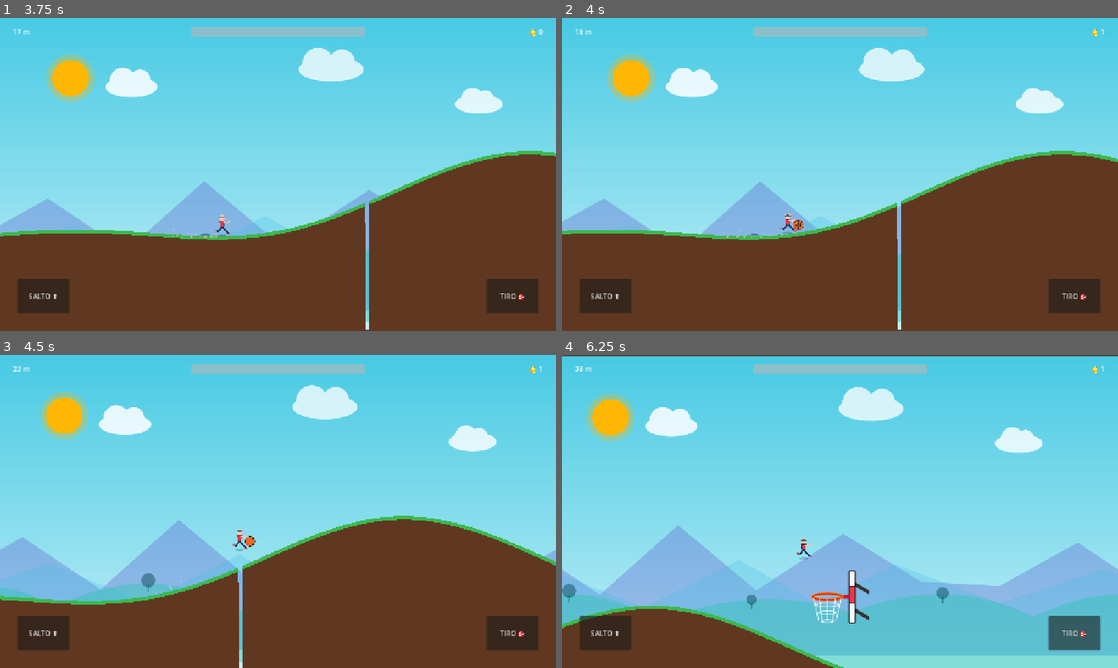
Above: before the commit, frames 1-4 (two rows, left to right).
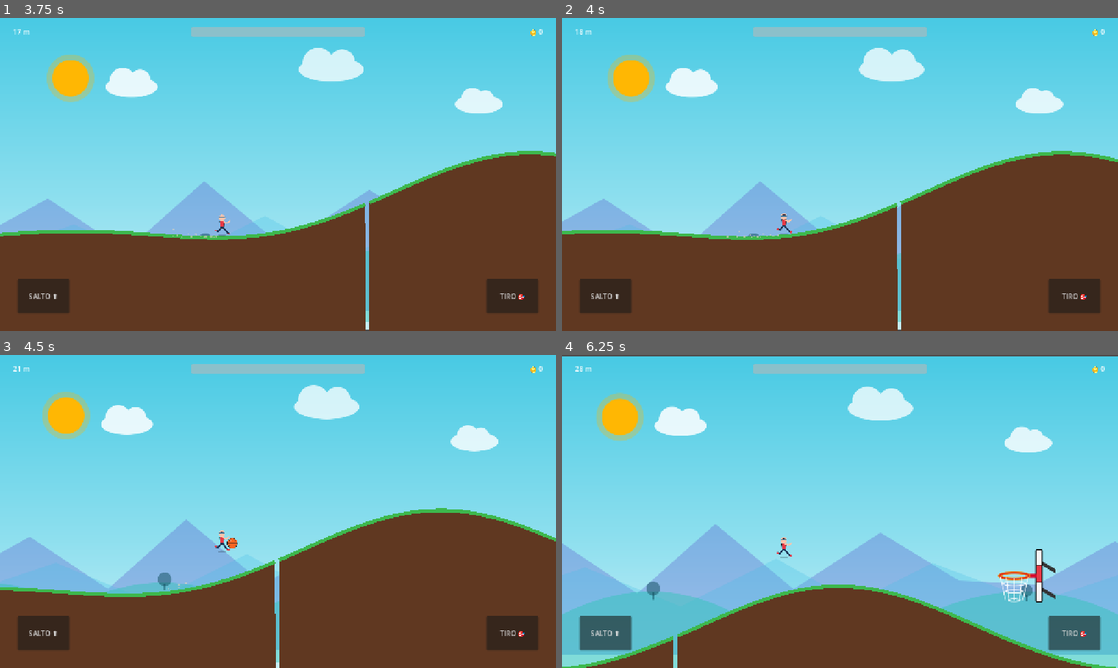
Above: after the commit, the same moments.

Repository: zannaStack/SkyHoops
Game: Godot game, scene res://scenes/main_menu.tscn
Two runs of this game, one before a commit and one after it. Both use one fixed random seed, a clock stepped at 60 frames per second and the inputs below.
Inputs (mouse positions are in pixels of both pictures, inside the frame that each line leads up to):
- Up to frame 1 (3.75 s): click "▶ GIOCA" at 0.5 s; tap Enter at 1.25 s; move the mouse to (400, 158) at 1.27 s; hold Up 1.28-2 s; click (400, 158) at 1.42 s; tap Space at 1.52 s; drag from (166, 190) to (250, 237) at 2.02 s; move the mouse to (333, 105) at 2.77 s; drag from (250, 237) to (111, 127) at 3.52 s
- Up to frame 2 (4 s): no input
- Up to frame 3 (4.5 s): move the mouse to (444, 558) at 4.27 s; hold Up from 4.28 s (still down)
- Up to frame 4 (6.25 s): tap Space at 4.52 s; release Up at 5 s; drag from (673, 464) to (1040, 549) at 5.02 s; move the mouse to (867, 511) at 5.77 s; hold Up from 5.78 s (still down); click (867, 511) at 5.92 s

Frame 1 is identical in both runs. In frame 2, 0.3% of the frame differs, in the area x 1-100%, y 3-81%; in frame 3, 6.1%; in frame 4, 24%, in the area x 0-100%, y 3-100%.

Commit message:
aggiunte monete e canestri in movimento

Diff:
--- /dev/null
+++ b/sky-hoops/assets/coin.svg
@@ -0,0 +1,29 @@
+<svg xmlns="http://www.w3.org/2000/svg" viewBox="0 0 100 100" width="100" height="100">
+  <defs>
+    <radialGradient id="goldGrad" cx="40%" cy="35%" r="60%">
+      <stop offset="0%" stop-color="#fff59d" />
+      <stop offset="45%" stop-color="#fbc02d" />
+      <stop offset="85%" stop-color="#f57f17" />
+      <stop offset="100%" stop-color="#c43e00" />
+    </radialGradient>
+    <linearGradient id="rimGrad" x1="0%" y1="0%" x2="100%" y2="100%">
+      <stop offset="0%" stop-color="#ffd54f" />
+      <stop offset="100%" stop-color="#bf360c" />
+    </linearGradient>
+  </defs>
+
+  <!-- Bordo Esterno Moneta -->
+  <circle cx="50" cy="50" r="46" fill="url(#rimGrad)" stroke="#5d2200" stroke-width="3" />
+
+  <!-- Faccia Principale Moneta -->
+  <circle cx="50" cy="50" r="40" fill="url(#goldGrad)" stroke="#8c3800" stroke-width="2" />
+
+  <!-- Bordo Interno Lavorato -->
+  <circle cx="50" cy="50" r="33" fill="none" stroke="#ffe082" stroke-width="2" stroke-dasharray="6,4" opacity="0.8" />
+
+  <!-- Stella / Simbolo Centrale Dorato -->
+  <polygon points="50,22 58,38 76,41 63,53 66,71 50,62 34,71 37,53 24,41 42,38" fill="#fff9c4" stroke="#e65100" stroke-width="1.5" />
+
+  <!-- Brillio Superiore -->
+  <ellipse cx="36" cy="28" rx="12" ry="5" transform="rotate(-30 36 28)" fill="#ffffff" opacity="0.5" />
+</svg>
--- /dev/null
+++ b/sky-hoops/scenes/coin.tscn
@@ -0,0 +1,33 @@
+[gd_scene format=3 uid="uid://c5v68a7m2p1oq"]
+
+[ext_resource type="Script" uid="uid://c7m9x1tq4d8sl" path="res://scripts/coin.gd" id="1_coin_script"]
+[ext_resource type="Texture2D" uid="uid://bhx85wqm3d6lp" path="res://assets/coin.svg" id="2_coin_tex"]
+
+[sub_resource type="CircleShape2D" id="CircleShape2D_coin"]
+radius = 18.0
+
+[node name="Coin" type="Area2D" unique_id=1583920194]
+collision_layer = 0
+collision_mask = 2
+script = ExtResource("1_coin_script")
+
+[node name="CollisionShape2D" type="CollisionShape2D" parent="." unique_id=1583920195]
+shape = SubResource("CircleShape2D_coin")
+
+[node name="Sprite2D" type="Sprite2D" parent="." unique_id=1583920196]
+scale = Vector2(0.35, 0.35)
+texture = ExtResource("2_coin_tex")
+
+[node name="SparkParticles" type="CPUParticles2D" parent="." unique_id=1583920197]
+emitting = false
+amount = 12
+lifetime = 0.35
+one_shot = true
+explosiveness = 1.0
+spread = 180.0
+gravity = Vector2(0, 0)
+initial_velocity_min = 40.0
+initial_velocity_max = 90.0
+scale_amount_min = 2.0
+scale_amount_max = 4.0
+color = Color(1, 0.92, 0.25, 0.9)
--- a/sky-hoops/scenes/hud.tscn
+++ b/sky-hoops/scenes/hud.tscn
@@ -35,6 +35,20 @@
 grow_horizontal = 0
 text = "🪙 0"
 horizontal_alignment = 2
+
+[node name="ComboLabel" type="Label" parent="." unique_id=2081239840]
+visible = false
+anchors_preset = 5
+anchor_left = 0.5
+anchor_right = 0.5
+offset_left = -160.0
+offset_top = 52.0
+offset_right = 160.0
+offset_bottom = 82.0
+grow_horizontal = 2
+pivot_offset = Vector2(160, 15)
+text = "🔥 ON FIRE! x2 (x2 🪙)"
+horizontal_alignment = 1
 
 [node name="JumpButton" type="Button" parent="." unique_id=2081239841]
 anchors_preset = 2
--- a/sky-hoops/scenes/player.tscn
+++ b/sky-hoops/scenes/player.tscn
@@ -44,6 +44,20 @@
 scale_amount_max = 4.5
 color = Color(0.85, 0.82, 0.75, 0.6)
 
+[node name="FireParticles" type="CPUParticles2D" parent="." unique_id=1849201949]
+position = Vector2(-14, -6)
+emitting = false
+amount = 26
+lifetime = 0.45
+direction = Vector2(-1, -0.3)
+spread = 28.0
+gravity = Vector2(0, -90)
+initial_velocity_min = 80.0
+initial_velocity_max = 160.0
+scale_amount_min = 3.5
+scale_amount_max = 7.0
+color = Color(1, 0.52, 0.12, 0.85)
+
 [node name="TrajectoryDots" type="Node2D" parent="." unique_id=1362193769]
 top_level = true
 z_index = 2
--- /dev/null
+++ b/sky-hoops/scripts/coin.gd
@@ -0,0 +1,47 @@
+extends Area2D
+
+@export var value: int = 1
+
+var is_collected: bool = false
+@onready var sprite: Sprite2D = $Sprite2D
+@onready var spark_particles: CPUParticles2D = $SparkParticles
+
+func _ready() -> void:
+	body_entered.connect(_on_body_entered)
+	start_spin_animation()
+
+func start_spin_animation() -> void:
+	# Finto 3D coin spin animando scale.x e leggera oscillazione verticale
+	var tween = create_tween().set_loops()
+	tween.tween_property(sprite, "scale:x", 0.15, 0.45).set_trans(Tween.TRANS_SINE)
+	tween.tween_property(sprite, "scale:x", 0.35, 0.45).set_trans(Tween.TRANS_SINE)
+
+func _on_body_entered(body: Node2D) -> void:
+	if is_collected:
+		return
+	if body is CharacterBody2D: # Player
+		is_collected = true
+
+		# Moltiplicatore se il giocatore è in stato "On Fire"
+		var multiplier: int = 1
+		if "is_on_fire" in body and body.is_on_fire:
+			multiplier = 2
+
+		var total_coins: int = value * multiplier
+		GameManager.add_coins(total_coins)
+
+		# Aggiorna la HUD se presente
+		var hud = get_tree().root.find_child("HUD", true, false)
+		if hud and hud.has_method("update_coins"):
+			hud.update_coins(GameManager.coins)
+
+		# Particelle di scintillio dorato
+		if spark_particles:
+			spark_particles.emitting = true
+
+		# Animazione di raccolta (salita, ingrandimento e fade-out)
+		var tween = create_tween()
+		tween.tween_property(self, "position:y", position.y - 45.0, 0.3).set_trans(Tween.TRANS_QUAD).set_ease(Tween.EASE_OUT)
+		tween.parallel().tween_property(sprite, "scale", Vector2(0.55, 0.55), 0.3)
+		tween.parallel().tween_property(self, "modulate:a", 0.0, 0.3)
+		tween.tween_callback(queue_free)
--- a/sky-hoops/scripts/hoop.gd
+++ b/sky-hoops/scripts/hoop.gd
@@ -3,16 +3,29 @@
 signal goal_scored(is_micro: bool)
 
 @export var is_micro: bool = false
+@export var is_oscillating: bool = false
+@export var oscillation_amplitude: float = 45.0
+@export var oscillation_speed: float = 2.0
 
+var initial_y: float = 0.0
+var time_passed: float = 0.0
 var has_scored: bool = false
 @onready var visual_sprite: Sprite2D = $VisualSprite
 @onready var goal_particles: CPUParticles2D = $GoalParticles
 
 func _ready() -> void:
+	initial_y = position.y
+	# Randomizza leggermente la fase iniziale per non farli oscillare tutti all'unisono
+	time_passed = randf_range(0.0, PI * 2)
 	body_entered.connect(_on_body_entered)
 	if is_micro:
 		scale = Vector2(0.65, 0.65)
 		modulate = Color(1.0, 0.82, 0.15) # Tinta dorata brillante per i canestri micro
+
+func _process(delta: float) -> void:
+	if is_oscillating:
+		time_passed += delta
+		position.y = initial_y + sin(time_passed * oscillation_speed) * oscillation_amplitude
 
 func _on_body_entered(body: Node2D) -> void:
 	# Controlla che sia la palla fisica e che non abbiamo già segnato in questo canestro
--- a/sky-hoops/scripts/hud.gd
+++ b/sky-hoops/scripts/hud.gd
@@ -3,6 +3,7 @@
 @onready var stamina_bar: ProgressBar = $StaminaBar
 @onready var distance_label: Label = $DistanceLabel
 @onready var coin_label: Label = $CoinLabel
+@onready var combo_label: Label = $ComboLabel
 
 @onready var game_over_panel: Panel = $GameOverPanel
 @onready var game_over_label: Label = $GameOverPanel/GameOver
@@ -64,6 +65,22 @@
 	if coin_label:
 		coin_label.text = "🪙 " + str(total_coins)
 
+func update_combo(combo_count: int, is_on_fire: bool) -> void:
+	_ensure_nodes()
+	if not combo_label:
+		combo_label = get_node_or_null("ComboLabel")
+	if not combo_label:
+		return
+	if is_on_fire and combo_count >= 2:
+		combo_label.visible = true
+		combo_label.text = "🔥 ON FIRE! x" + str(combo_count) + " (x2 🪙)"
+		combo_label.modulate = Color(1.0, 0.85, 0.2)
+		var tween = create_tween()
+		tween.tween_property(combo_label, "scale", Vector2(1.25, 1.25), 0.1)
+		tween.tween_property(combo_label, "scale", Vector2(1.0, 1.0), 0.15)
+	else:
+		combo_label.visible = false
+
 func show_game_over(final_distance: int) -> void:
 	_ensure_nodes()
 	if game_over_panel:
--- a/sky-hoops/scripts/player.gd
+++ b/sky-hoops/scripts/player.gd
@@ -18,7 +18,15 @@
 @onready var ball_visual: Sprite2D = $BallVisual
 @onready var trajectory_dots: Node2D = $TrajectoryDots
 @onready var dust_particles: CPUParticles2D = $DustParticles
+@onready var fire_particles: CPUParticles2D = $FireParticles
 @onready var camera: Camera2D = $Camera2D
+
+# Parametri Combo e modalità "On Fire"
+var combo_count: int = 0
+var combo_timer: float = 0.0
+const COMBO_TIMEOUT: float = 7.5
+var is_on_fire: bool = false
+const ON_FIRE_THRESHOLD: int = 2
 
 # Parametri Camera Shake (Trauma-based model)
 var base_camera_offset: Vector2 = Vector2(180, -120)
@@ -106,6 +114,12 @@
 	else:
 		current_speed = base_speed
 
+	# Decadimento timer Combo / On Fire
+	if combo_timer > 0.0:
+		combo_timer -= delta
+		if combo_timer <= 0.0:
+			reset_combo()
+
 	stamina -= stamina_decay_rate * delta
 	if stamina <= 0:
 		stamina = 0
@@ -237,12 +251,24 @@
 	if is_game_over:
 		return
 
+	# Incrementa la serie di canestri consecutivi
+	combo_count += 1
+	combo_timer = COMBO_TIMEOUT
+	if combo_count >= ON_FIRE_THRESHOLD:
+		is_on_fire = true
+		if fire_particles:
+			fire_particles.emitting = true
+
+	if hud and hud.has_method("update_combo"):
+		hud.update_combo(combo_count, is_on_fire)
+
 	is_boosting = true
 	boost_timer = 2.0 if not is_micro else 3.5
 	current_speed = boost_speed if not is_micro else boost_speed * 1.3
 	add_camera_trauma(0.45 if not is_micro else 0.70)
 
-	var earned_coins: int = 1 if not is_micro else 3
+	var base_coins: int = 1 if not is_micro else 3
+	var earned_coins: int = base_coins * (2 if is_on_fire else 1)
 	GameManager.add_coins(earned_coins)
 	if hud:
 		hud.update_coins(GameManager.coins)
@@ -254,9 +280,19 @@
 	tween.tween_property($Sprite2D, "scale", Vector2(0.55, 0.35), 0.1)
 	tween.tween_property($Sprite2D, "scale", Vector2(0.45, 0.45), 0.2)
 
+func reset_combo() -> void:
+	combo_count = 0
+	combo_timer = 0.0
+	is_on_fire = false
+	if fire_particles:
+		fire_particles.emitting = false
+	if hud and hud.has_method("update_combo"):
+		hud.update_combo(0, false)
+
 func trigger_game_over() -> void:
 	is_game_over = true
 	Engine.time_scale = 1.0
+	reset_combo()
 	trajectory_dots.clear_dots()
 	var distance_meters: int = max(0, int(global_position.x / 50.0))
 	GameManager.update_high_score(distance_meters)
--- a/sky-hoops/scripts/terrain_generator.gd
+++ b/sky-hoops/scripts/terrain_generator.gd
@@ -1,6 +1,7 @@
 extends Node2D
 
 const HOOP_SCENE: PackedScene = preload("res://scenes/hoop.tscn")
+const COIN_SCENE: PackedScene = preload("res://scenes/coin.tscn")
 
 @export var player_node: Node2D = null
 
@@ -85,6 +86,10 @@
 	if start_x > 800.0:
 		spawn_hoop_in_chunk(chunk_root, start_x, end_x)
 
+	# 5. Spawna archi parabolici di monetine fluttuanti
+	if start_x > 400.0:
+		spawn_coin_arc_in_chunk(chunk_root, start_x, end_x)
+
 	current_generated_x = end_x
 
 func spawn_hoop_in_chunk(parent_chunk: Node2D, start_x: float, end_x: float) -> void:
@@ -98,6 +103,12 @@
 	var is_micro_hoop = randf() < 0.25
 	hoop.is_micro = is_micro_hoop
 
+	# Oltre 1500px, 35% di probabilità che il canestro sia mobile/oscillante verticalmente
+	if start_x > 1500.0 and randf() < 0.35:
+		hoop.is_oscillating = true
+		hoop.oscillation_amplitude = randf_range(35.0, 65.0)
+		hoop.oscillation_speed = randf_range(1.6, 2.6)
+
 	var height_offset = randf_range(130.0, 210.0) if not is_micro_hoop else randf_range(170.0, 250.0)
 	hoop.position = Vector2(hoop_x, terrain_y - height_offset)
 
@@ -106,3 +117,31 @@
 		hoop.goal_scored.connect(player_node._on_hoop_goal_scored)
 
 	parent_chunk.add_child(hoop)
+
+func spawn_coin_arc_in_chunk(parent_chunk: Node2D, start_x: float, end_x: float) -> void:
+	# 80% di probabilità di avere un arco di monete in questo chunk
+	if randf() > 0.80:
+		return
+
+	var num_coins: int = randi_range(5, 7)
+	var arc_width: float = randf_range(240.0, 320.0)
+	var arc_height: float = randf_range(70.0, 110.0)
+
+	# Centro dell'arco ben posizionato all'interno del chunk
+	var arc_center_x: float = randf_range(start_x + arc_width * 0.6, end_x - arc_width * 0.6)
+	var arc_start_x: float = arc_center_x - (arc_width * 0.5)
+
+	for i in range(num_coins):
+		var t: float = float(i) / float(num_coins - 1) # Normalizzato tra 0.0 e 1.0
+		var x: float = arc_start_x + (t * arc_width)
+
+		# Quota base del terreno in quel punto
+		var terrain_y: float = 520.0 + sin(x * 0.003) * 90.0 + cos(x * 0.006) * 40.0
+
+		# Parabola standard invertita: 4 * h * t * (1 - t)
+		var parabola_offset: float = 4.0 * arc_height * t * (1.0 - t)
+		var base_clearance: float = 45.0 # Altezza da terra per il punto più basso
+
+		var coin = COIN_SCENE.instantiate()
+		coin.position = Vector2(x, terrain_y - base_clearance - parabola_offset)
+		parent_chunk.add_child(coin)
Not shown, added: sky-hoops/assets/coin.svg.import
Not shown, added: sky-hoops/scripts/coin.gd.uid
